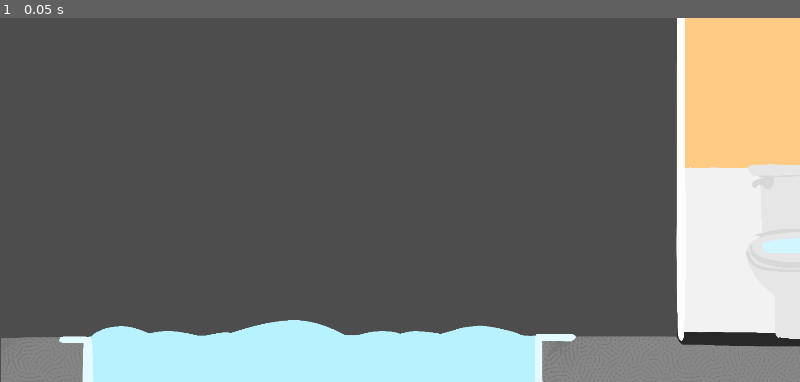
Above: before the commit, frame 1.
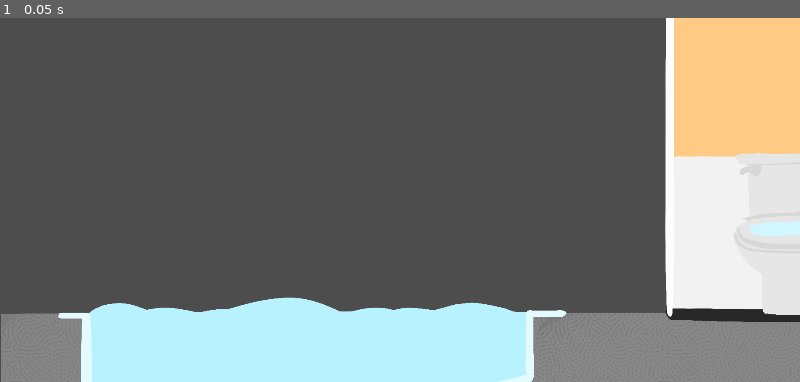
Above: after the commit, the same moment.

Repository: CISC204-S25/final-project-team-6
Game: Godot game, scene res://bathroom/bathroom.tscn
Same seed, same stepped clock (60 frames per second), same inputs: the game is played once before the commit and once after it. This scene is started directly instead of the project's main scene.
Inputs:
- Up to frame 1 (0.05 s): no input

The runs differ from the first frame. In frame 1, 9.9% of the frame differs, in the area x 0-100%, y 0-100%.
Error in both runs: Invalid assignment of property or key 'value' with value of type 'float' on a base object of type 'null instance'. (res://pufferfish/SwimmingPlayer.gd:82)

Commit message:
added walls and water to bathroom

Diff:
--- a/final-project/bathroom/bathroom.gd
+++ b/final-project/bathroom/bathroom.gd
@@ -13,9 +13,13 @@
 	pass
 
 
-func _on_swimming_body_entered(body: Node2D) -> void:
+func _on_pool_pipes_body_entered(body: Node2D) -> void:
 	swimming.emit();
 
 
-func _on_swimming_body_exited(body: Node2D) -> void:
+func _on_pool_pipes_body_exited(body: Node2D) -> void:
 	notSwimming.emit();
+
+
+func _on_collectable_body_entered(body: Node2D) -> void:
+	$collectable.hide();
--- a/final-project/bathroom/bathroom.tscn
+++ b/final-project/bathroom/bathroom.tscn
@@ -1,12 +1,194 @@
-[gd_scene load_steps=3 format=3 uid="uid://c78mcnowa58pg"]
+[gd_scene load_steps=27 format=3 uid="uid://c78mcnowa58pg"]
 
 [ext_resource type="Script" path="res://bathroom/bathroom.gd" id="1_6ydqp"]
 [ext_resource type="Texture2D" uid="uid://ddpbvgqd36uec" path="res://bathroom/Untitled_Artwork (25).png" id="2_4m42d"]
+[ext_resource type="PackedScene" uid="uid://cv1x731ovllyw" path="res://pelican/pelican.tscn" id="3_wkrgc"]
+
+[sub_resource type="RectangleShape2D" id="RectangleShape2D_qlned"]
+size = Vector2(120.5, 256)
+
+[sub_resource type="RectangleShape2D" id="RectangleShape2D_qjvmh"]
+size = Vector2(538.5, 188)
+
+[sub_resource type="RectangleShape2D" id="RectangleShape2D_fd7e7"]
+size = Vector2(172, 288)
+
+[sub_resource type="RectangleShape2D" id="RectangleShape2D_pko3q"]
+size = Vector2(470, 59)
+
+[sub_resource type="RectangleShape2D" id="RectangleShape2D_b1dex"]
+size = Vector2(344, 171)
+
+[sub_resource type="RectangleShape2D" id="RectangleShape2D_dych1"]
+size = Vector2(706.5, 239)
+
+[sub_resource type="RectangleShape2D" id="RectangleShape2D_y4ckc"]
+size = Vector2(200, 785)
+
+[sub_resource type="RectangleShape2D" id="RectangleShape2D_4yj4v"]
+size = Vector2(636, 20)
+
+[sub_resource type="RectangleShape2D" id="RectangleShape2D_lctpo"]
+size = Vector2(45.5, 394.5)
+
+[sub_resource type="RectangleShape2D" id="RectangleShape2D_11p6r"]
+size = Vector2(279.5, 53)
+
+[sub_resource type="RectangleShape2D" id="RectangleShape2D_4dcyg"]
+size = Vector2(462, 33)
+
+[sub_resource type="RectangleShape2D" id="RectangleShape2D_xx1kc"]
+size = Vector2(172, 42)
+
+[sub_resource type="RectangleShape2D" id="RectangleShape2D_buk6o"]
+size = Vector2(20, 82)
+
+[sub_resource type="RectangleShape2D" id="RectangleShape2D_bgrsy"]
+size = Vector2(44, 412)
+
+[sub_resource type="RectangleShape2D" id="RectangleShape2D_7tfxe"]
+size = Vector2(608, 94)
+
+[sub_resource type="RectangleShape2D" id="RectangleShape2D_2bxad"]
+size = Vector2(164, 165)
+
+[sub_resource type="RectangleShape2D" id="RectangleShape2D_bnd44"]
+size = Vector2(445.5, 108.525)
+
+[sub_resource type="RectangleShape2D" id="RectangleShape2D_t46x2"]
+size = Vector2(49, 244.5)
+
+[sub_resource type="RectangleShape2D" id="RectangleShape2D_h3n4j"]
+size = Vector2(399.5, 53)
+
+[sub_resource type="RectangleShape2D" id="RectangleShape2D_hnloi"]
+size = Vector2(49, 237)
+
+[sub_resource type="RectangleShape2D" id="RectangleShape2D_sd6gx"]
+size = Vector2(717, 53)
+
+[sub_resource type="RectangleShape2D" id="RectangleShape2D_04klo"]
+size = Vector2(58.5, 194)
+
+[sub_resource type="CircleShape2D" id="CircleShape2D_iygdn"]
+radius = 43.2897
 
 [node name="Bathroom" type="Node2D"]
 script = ExtResource("1_6ydqp")
 
 [node name="pool_bathroom" type="Sprite2D" parent="."]
-position = Vector2(788, 517)
-scale = Vector2(0.650413, 0.621403)
+position = Vector2(775, 478.375)
+scale = Vector2(0.639669, 0.57509)
 texture = ExtResource("2_4m42d")
+
+[node name="walls" type="StaticBody2D" parent="."]
+metadata/_edit_group_ = true
+
+[node name="CollisionShape2D" type="CollisionShape2D" parent="walls"]
+position = Vector2(58.25, 531)
+shape = SubResource("RectangleShape2D_qlned")
+
+[node name="CollisionShape2D2" type="CollisionShape2D" parent="walls"]
+position = Vector2(1008.75, 503)
+shape = SubResource("RectangleShape2D_qjvmh")
+
+[node name="CollisionShape2D3" type="CollisionShape2D" parent="walls"]
+position = Vector2(84, 808)
+shape = SubResource("RectangleShape2D_fd7e7")
+
+[node name="CollisionShape2D4" type="CollisionShape2D" parent="walls"]
+position = Vector2(404, 927.5)
+shape = SubResource("RectangleShape2D_pko3q")
+
+[node name="CollisionShape2D5" type="CollisionShape2D" parent="walls"]
+position = Vector2(400, 750.5)
+shape = SubResource("RectangleShape2D_b1dex")
+
+[node name="CollisionShape2D6" type="CollisionShape2D" parent="walls"]
+position = Vector2(988.75, 781.5)
+shape = SubResource("RectangleShape2D_dych1")
+
+[node name="CollisionShape2D7" type="CollisionShape2D" parent="walls"]
+position = Vector2(1449, 544)
+shape = SubResource("RectangleShape2D_y4ckc")
+
+[node name="CollisionShape2D8" type="CollisionShape2D" parent="walls"]
+position = Vector2(1233, -13)
+shape = SubResource("RectangleShape2D_4yj4v")
+
+[node name="CollisionShape2D9" type="CollisionShape2D" parent="walls"]
+position = Vector2(913.75, 200.75)
+shape = SubResource("RectangleShape2D_lctpo")
+
+[node name="CollisionShape2D10" type="CollisionShape2D" parent="walls"]
+position = Vector2(433.25, 636.5)
+shape = SubResource("RectangleShape2D_11p6r")
+
+[node name="CollisionShape2D11" type="CollisionShape2D" parent="walls"]
+position = Vector2(518, 575)
+rotation = -0.269135
+shape = SubResource("RectangleShape2D_4dcyg")
+
+[node name="CollisionShape2D12" type="CollisionShape2D" parent="walls"]
+position = Vector2(656, 576)
+shape = SubResource("RectangleShape2D_xx1kc")
+
+[node name="CollisionShape2D13" type="CollisionShape2D" parent="walls"]
+position = Vector2(1269, 371)
+shape = SubResource("RectangleShape2D_buk6o")
+
+[node name="CollisionShape2D14" type="CollisionShape2D" parent="walls"]
+position = Vector2(12, 196)
+shape = SubResource("RectangleShape2D_bgrsy")
+
+[node name="pool_pipes" type="Area2D" parent="."]
+metadata/_edit_group_ = true
+
+[node name="CollisionShape2D" type="CollisionShape2D" parent="pool_pipes"]
+position = Vector2(428, 450)
+shape = SubResource("RectangleShape2D_7tfxe")
+
+[node name="CollisionShape2D2" type="CollisionShape2D" parent="pool_pipes"]
+position = Vector2(204, 569)
+shape = SubResource("RectangleShape2D_2bxad")
+
+[node name="CollisionShape2D3" type="CollisionShape2D" parent="pool_pipes"]
+position = Vector2(481.307, 494.616)
+rotation = -0.279453
+shape = SubResource("RectangleShape2D_bnd44")
+
+[node name="CollisionShape2D4" type="CollisionShape2D" parent="pool_pipes"]
+position = Vector2(199.5, 770.75)
+shape = SubResource("RectangleShape2D_t46x2")
+
+[node name="CollisionShape2D5" type="CollisionShape2D" parent="pool_pipes"]
+position = Vector2(422.25, 866.5)
+shape = SubResource("RectangleShape2D_h3n4j")
+
+[node name="CollisionShape2D6" type="CollisionShape2D" parent="pool_pipes"]
+position = Vector2(603.5, 726)
+shape = SubResource("RectangleShape2D_hnloi")
+
+[node name="CollisionShape2D7" type="CollisionShape2D" parent="pool_pipes"]
+position = Vector2(986.5, 630.5)
+shape = SubResource("RectangleShape2D_sd6gx")
+
+[node name="CollisionShape2D8" type="CollisionShape2D" parent="pool_pipes"]
+position = Vector2(1314.75, 509)
+shape = SubResource("RectangleShape2D_04klo")
+
+[node name="pelican" parent="." instance=ExtResource("3_wkrgc")]
+position = Vector2(1442, 80)
+
+[node name="collectable" type="Area2D" parent="."]
+position = Vector2(94, 351)
+metadata/_edit_group_ = true
+
+[node name="CollisionShape2D" type="CollisionShape2D" parent="collectable"]
+shape = SubResource("CircleShape2D_iygdn")
+
+[node name="Sprite2D" type="Sprite2D" parent="collectable"]
+
+[connection signal="body_entered" from="pool_pipes" to="." method="_on_pool_pipes_body_entered"]
+[connection signal="body_exited" from="pool_pipes" to="." method="_on_pool_pipes_body_exited"]
+[connection signal="body_entered" from="collectable" to="." method="_on_collectable_body_entered"]
--- a/final-project/bedroom/bedroom.gd
+++ b/final-project/bedroom/bedroom.gd
@@ -13,13 +13,5 @@
 	pass
 
 
-func _on_swimming_body_entered(body: Node2D) -> void:
-	swimming.emit();
-
-
-func _on_swimming_body_exited(body: Node2D) -> void:
-	notSwimming.emit();
-
-
 func _on_collectable_body_entered(body: Node2D) -> void:
 	$collectable.hide();
